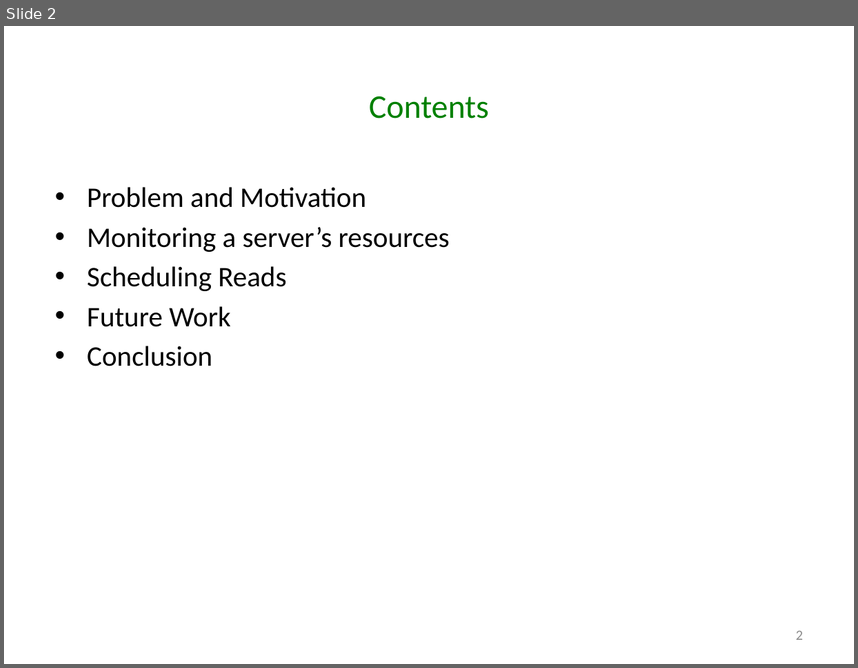
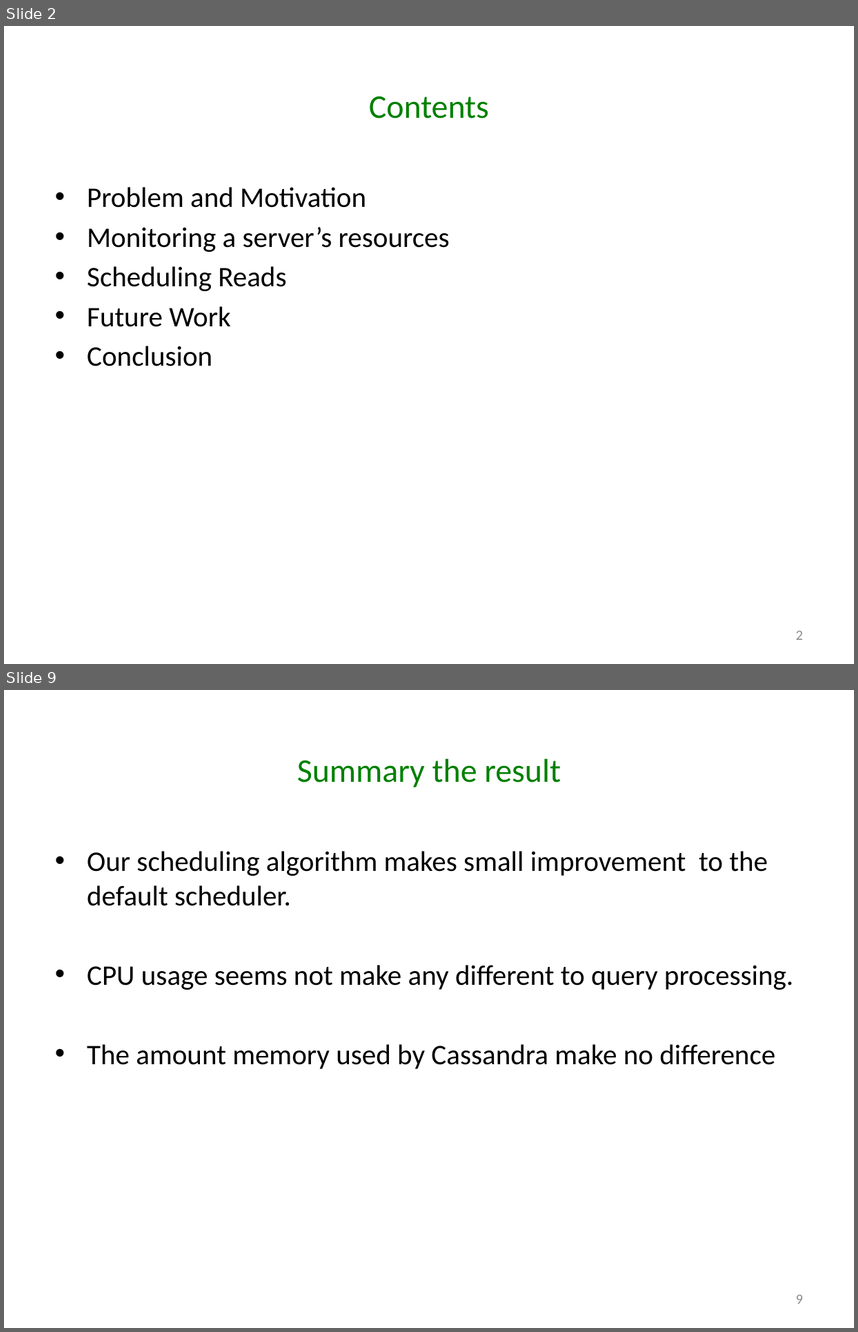
Before and after one commit to godares79/CS848-Project, a slide deck: PresentationSlides/Presentation.pptx. Shown one above the other, each under a label of ours: slide 2 before the commit, slides 2 and 9 after it; the slides between them are not shown. The pictures are 858x668 and 858x1332 pixels, drawn with LibreOffice and Linux fonts; fonts in the diff are those of the drawing. Boxes give left, top, right and bottom in pixels: in the first picture for what was removed or moved away, otherwise in the second. Text is boxed around its words. In the diff, an @@ line names an element or a change of style, - is before the commit and + after.

```diff
--- a/PresentationSlides/Presentation.pptx
+++ b/PresentationSlides/Presentation.pptx
@@ slide 9 added at box(4, 690, 854, 1328), background #FFFFFF @@
@@ title added at box(297, 758, 561, 787), 28 pt, text #008000 @@
+Summary the result
@@ text added at box(87, 851, 793, 1069), 24 pt, text #000000 @@
+• Our scheduling algorithm makes small improvement to the default scheduler.
+• CPU usage seems not make any different to query processing.
+• The amount memory used by Cassandra make no difference
@@ page number added at box(796, 1294, 803, 1303), 12 pt, text #8C8C8C @@
+9
```
Also in this commit, not shown: 2 slides changed, 8 other slides added, 2 slides removed.
